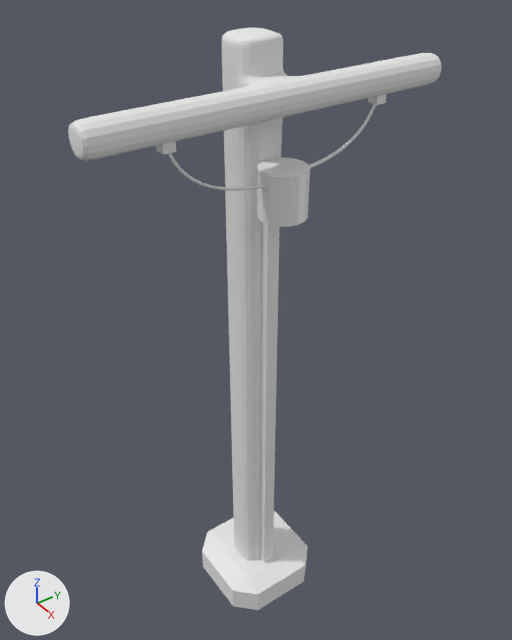
Before and after pictures for a commit that changed the Blender file src/main/resources/assets/eln/model/PowerPole/UtilityPole.blend.
Before and after are seen from a camera (50 mm lens) standing at (3.26, -2.27, 4.66) and looking at (-0.09, 0.08, 1.96). Every picture has the same lights, and +X, +Y and +Z are marked at lower left.

The first picture shows 'cables', 'foot', 'main', 'transformer'.
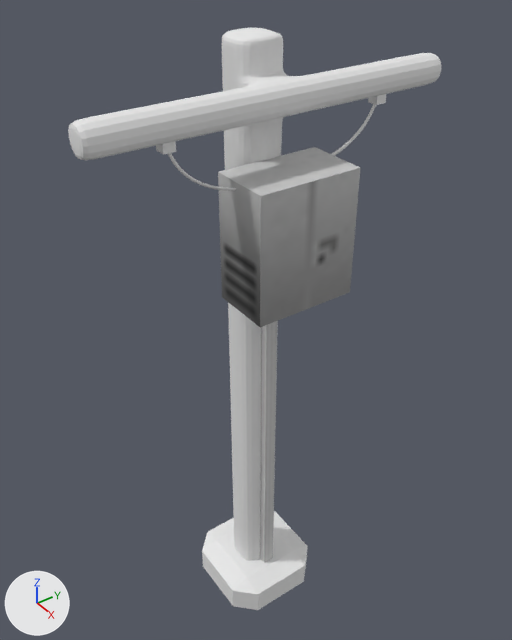
Commit message: Replaced transformer on pole with DCDC converter.

What differs and where, as boxes (x1, y1, x2, y2) in the pictures (512 x 640 px):
'transformer', reshaped (165% wider)
    before: (257, 158, 310, 563)
    after: (218, 147, 360, 563)
part 1 of me_transformer, added
    after: (218, 147, 360, 327)
part 2 of me_transformer, deleted
    before: (257, 158, 310, 227)
part 3 of me_transformer, recoloured
    both: (260, 321, 278, 563)

Edits to the bpy script that builds the scene:
```text
Add img_utilitypole:
    img_utilitypole = load_image('UtilityPole', 'UtilityPole.png', 64, 64, 'sRGB')
Add mat_utilitypole:
    mat_utilitypole = principled_material('UtilityPole')
    mat_utilitypole.texture = img_utilitypole
Change me_transformer:
    used by ob_transformer; location = (0.282, 0.0, 3.06); scale = (0.146, 0.146, 0.146)
    remove me_transformer.from_pydata(...)  # 40 vertices, 24 faces; spans x -1.1..1.0, y -1.0..1.0, z -24.4..1.0
    add me_transformer.from_pydata(...)  # 16 vertices, 9 faces; spans x -1.1..1.7, y -2.3..2.3, z -24.4..1.0
    me_transformer part 1: a new loose piece, a box spanning x -1.0..1.7, y -2.3..2.3, z -4.4..1.0, in mat_utilitypole (picture img_utilitypole)
    me_transformer part 2: the loose piece of 32 vertices spanning x -1.0..1.0, y -1.0..1.0, z -1.0..1.0 is deleted
    me_transformer part 3: 3 faces spanning x -1.1..-0.6, y -0.3..0.3, z -24.4..-1.0 switch from no material to mat_utilitypole (picture img_utilitypole)
```
